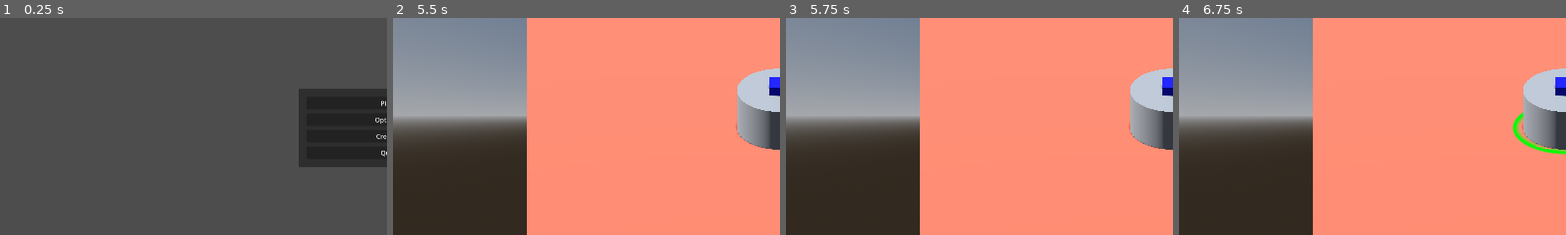
Above: before the commit, frames 1-4 (left to right).
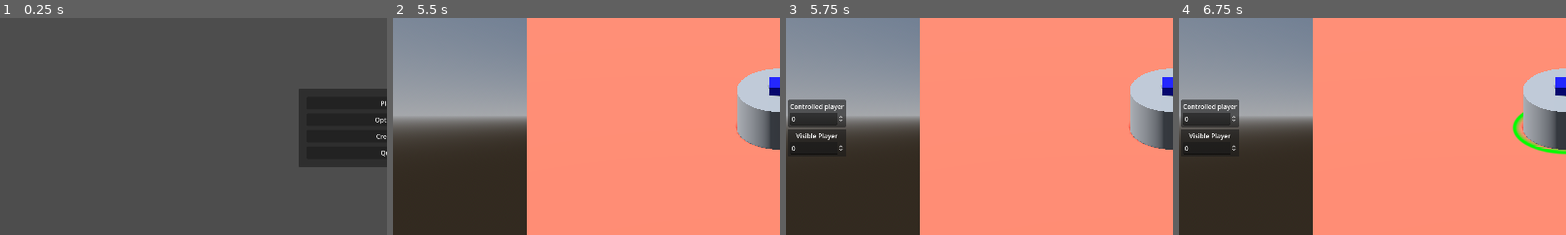
Above: after the commit, the same moments.

Repository: natelindev/command-horizon
Game: Godot game, scene res://source/Main.tscn
The game is run twice, just before and just after one commit, with the same random seed, the same clock (stepped at 60 frames per second) and the same inputs.
Inputs (mouse positions are % of the whole screen's width and height, from its top left):
- Up to frame 1 (0.25 s): no input
- Up to frame 2 (5.5 s): click "Play" at 0.5 s; click "Start" at 1.25 s; tap Enter at 2, 3.5, 5 s; move the mouse to (72, 45) at 2.02 s; click (72, 45) at 2.17 s; tap Space at 2.75, 4.25 s; move the mouse to (30, 55) at 2.77 s; click (30, 55) at 2.92 s; move the mouse to (60, 28) at 3.52 s; click (60, 28) at 3.67 s; move the mouse to (45, 70) at 4.27 s; click (45, 70) at 4.42 s; move the mouse to (80, 65) at 5.02 s; click (80, 65) at 5.17 s
- Up to frame 3 (5.75 s): tap F2 (god_mode_toggle, bound only after the commit) at 5.65 s
- Up to frame 4 (6.75 s): move the mouse to (20, 35) at 5.77 s; click (20, 35) at 5.92 s; tap Space at 6.5 s; move the mouse to (55, 50) at 6.52 s; click (55, 50) at 6.67 s
The pictures show only the part of the screen within x 0-50%, y 25-75%; the shares and areas given below are measured in that part.

Frames 1-2 are identical in both runs. In frame 3, 3.3% of the frame differs, in the area x 0-16%, y 37-63%; in frame 4, 3.3%.

Commit message:
Add god mode and dummy 'GodModeHUD'

Diff:
--- a/project.godot
+++ b/project.godot
@@ -21,9 +21,18 @@
 Constants="*res://source/Constants.gd"
 Globals="*res://source/Globals.gd"
 MatchSignals="*res://source/match/MatchSignals.gd"
+Signals="*res://source/Signals.gd"
 
 [display]
 
 window/size/viewport_width=1920
 window/size/viewport_height=1080
 window/vsync/vsync_mode=0
+
+[input]
+
+god_mode_toggle={
+"deadzone": 0.5,
+"events": [Object(InputEventKey,"resource_local_to_scene":false,"resource_name":"","device":0,"window_id":0,"alt_pressed":false,"shift_pressed":false,"ctrl_pressed":false,"meta_pressed":false,"pressed":false,"keycode":0,"physical_keycode":4194333,"unicode":0,"echo":false,"script":null)
+]
+}
--- a/source/Globals.gd
+++ b/source/Globals.gd
@@ -7,3 +7,17 @@
 	if ResourceLoader.exists(Constants.OPTIONS_FILE_PATH)
 	else Options.new()
 )
+var god_mode = false
+
+
+func _unhandled_input(event):
+	if event.is_action_pressed("god_mode_toggle"):
+		_toggle_god_mode()
+
+
+func _toggle_god_mode():
+	god_mode = not god_mode
+	if god_mode:
+		Signals.emit_signal("god_mode_enabled")
+	else:
+		Signals.emit_signal("god_mode_disabled")
--- /dev/null
+++ b/source/Signals.gd
@@ -0,0 +1,5 @@
+extends Node
+
+# notifications
+signal god_mode_enabled
+signal god_mode_disabled
--- /dev/null
+++ b/source/match/GodModeHud.gd
@@ -0,0 +1,8 @@
+extends CanvasLayer
+
+
+func _ready():
+	if not Globals.god_mode:
+		hide()
+	Signals.god_mode_enabled.connect(show)
+	Signals.god_mode_disabled.connect(hide)
--- a/source/match/Match.tscn
+++ b/source/match/Match.tscn
@@ -9,6 +9,7 @@
 [ext_resource type="PackedScene" uid="uid://ct0ejt0trkhrf" path="res://source/match/units/CommandCenter.tscn" id="5_ulpug"]
 [ext_resource type="Shader" path="res://source/shaders/3d/simple_fog_of_war.gdshader" id="6_bxic7"]
 [ext_resource type="PackedScene" uid="uid://clbjgy724q2si" path="res://source/generic-scenes-and-nodes/2d/DynamicCircle2D.tscn" id="6_ux0ef"]
+[ext_resource type="PackedScene" uid="uid://fhjyrjmlo6wf" path="res://source/match/debug/GodModeHud.tscn" id="10_p6gno"]
 
 [sub_resource type="Resource" id="Resource_aehri"]
 script = ExtResource("2_issh2")
@@ -220,3 +221,5 @@
 texture = SubResource("ViewportTexture_rm132")
 ignore_texture_size = true
 stretch_mode = 5
+
+[node name="GodModeHUD" parent="." instance=ExtResource("10_p6gno")]
--- /dev/null
+++ b/source/match/debug/GodModeHud.tscn
@@ -0,0 +1,81 @@
+[gd_scene load_steps=2 format=3 uid="uid://fhjyrjmlo6wf"]
+
+[ext_resource type="Script" path="res://source/match/GodModeHud.gd" id="1_wllv3"]
+
+[node name="GodModeHUD" type="CanvasLayer"]
+script = ExtResource("1_wllv3")
+
+[node name="MarginContainer" type="MarginContainer" parent="."]
+anchors_preset = 4
+anchor_top = 0.5
+anchor_bottom = 0.5
+offset_top = -20.0
+offset_right = 40.0
+offset_bottom = 20.0
+grow_vertical = 2
+theme_override_constants/margin_left = 5
+
+[node name="VBoxContainer" type="VBoxContainer" parent="MarginContainer"]
+offset_left = 5.0
+offset_right = 149.0
+offset_bottom = 147.0
+theme_override_constants/separation = 5
+
+[node name="PanelContainer" type="PanelContainer" parent="MarginContainer/VBoxContainer"]
+offset_right = 144.0
+offset_bottom = 71.0
+
+[node name="MarginContainer" type="MarginContainer" parent="MarginContainer/VBoxContainer/PanelContainer"]
+offset_right = 144.0
+offset_bottom = 71.0
+theme_override_constants/margin_left = 5
+theme_override_constants/margin_top = 5
+theme_override_constants/margin_right = 5
+theme_override_constants/margin_bottom = 5
+
+[node name="VBoxContainer" type="VBoxContainer" parent="MarginContainer/VBoxContainer/PanelContainer/MarginContainer"]
+offset_left = 5.0
+offset_top = 5.0
+offset_right = 139.0
+offset_bottom = 66.0
+
+[node name="Label" type="Label" parent="MarginContainer/VBoxContainer/PanelContainer/MarginContainer/VBoxContainer"]
+offset_right = 134.0
+offset_bottom = 26.0
+text = "Controlled player"
+horizontal_alignment = 1
+
+[node name="SpinBox" type="SpinBox" parent="MarginContainer/VBoxContainer/PanelContainer/MarginContainer/VBoxContainer"]
+offset_top = 30.0
+offset_right = 134.0
+offset_bottom = 61.0
+
+[node name="PanelContainer2" type="PanelContainer" parent="MarginContainer/VBoxContainer"]
+offset_top = 76.0
+offset_right = 144.0
+offset_bottom = 147.0
+
+[node name="MarginContainer" type="MarginContainer" parent="MarginContainer/VBoxContainer/PanelContainer2"]
+offset_right = 144.0
+offset_bottom = 71.0
+theme_override_constants/margin_left = 5
+theme_override_constants/margin_top = 5
+theme_override_constants/margin_right = 5
+theme_override_constants/margin_bottom = 5
+
+[node name="VBoxContainer" type="VBoxContainer" parent="MarginContainer/VBoxContainer/PanelContainer2/MarginContainer"]
+offset_left = 5.0
+offset_top = 5.0
+offset_right = 139.0
+offset_bottom = 66.0
+
+[node name="Label" type="Label" parent="MarginContainer/VBoxContainer/PanelContainer2/MarginContainer/VBoxContainer"]
+offset_right = 134.0
+offset_bottom = 26.0
+text = "Visible Player"
+horizontal_alignment = 1
+
+[node name="SpinBox" type="SpinBox" parent="MarginContainer/VBoxContainer/PanelContainer2/MarginContainer/VBoxContainer"]
+offset_top = 30.0
+offset_right = 134.0
+offset_bottom = 61.0
Not shown: 1 places in source/match/Match.tscn that only renumber resources
Not shown, changed: BUGS_TO_REPORT.org
